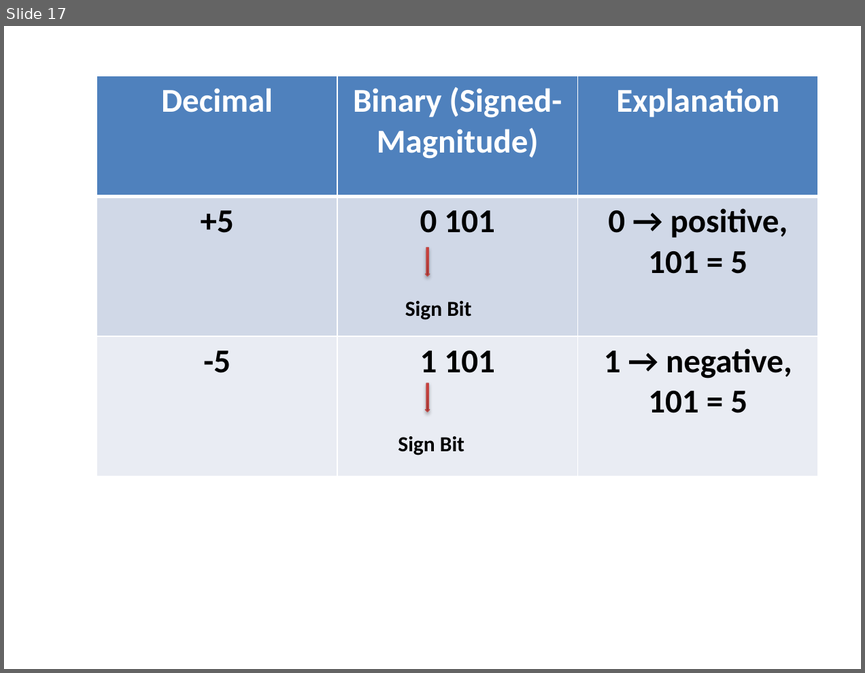
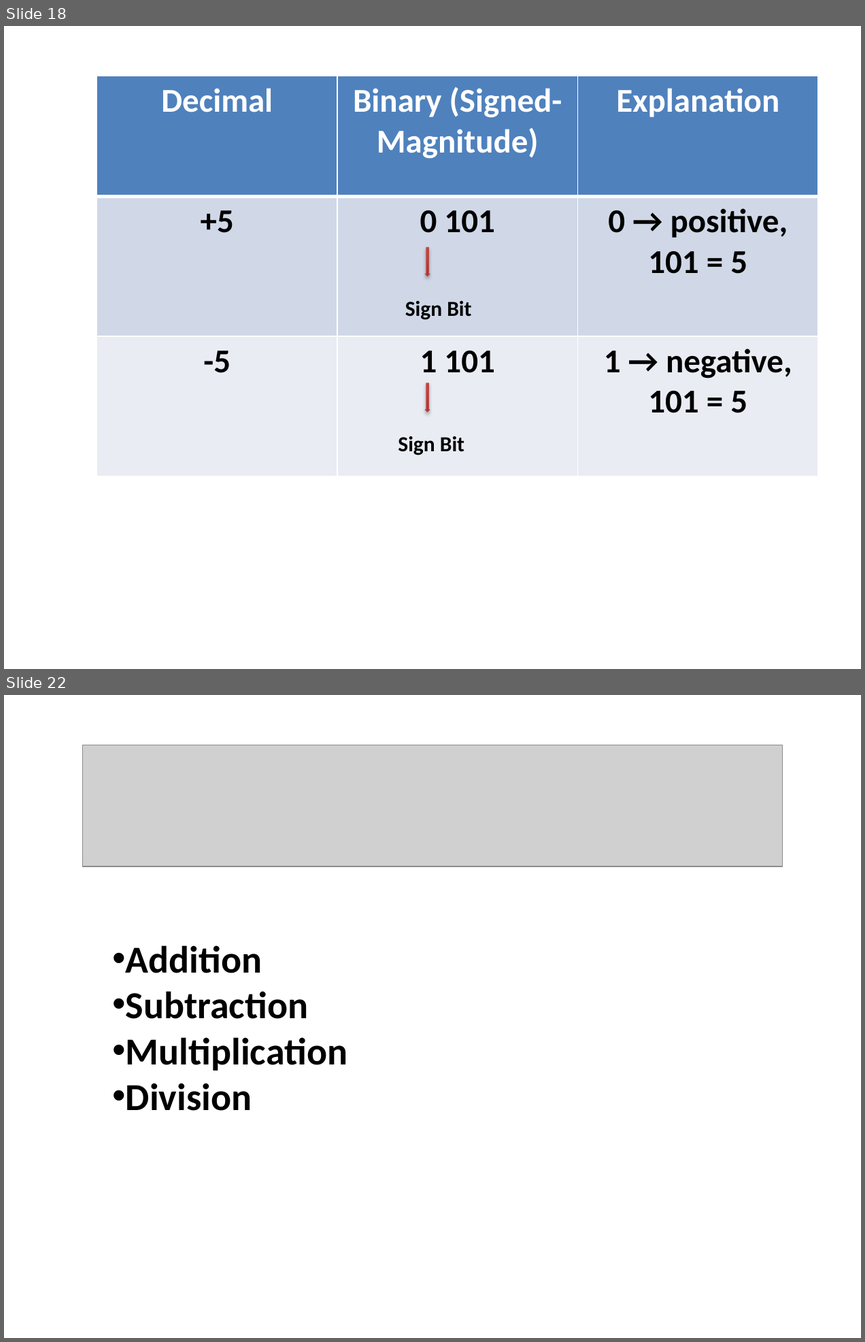
Before and after one commit to akshara2207/BCA, a slide deck: lbs signednumbers.pptx. Shown one above the other, each under a label of ours: slide 17 before the commit, slides 18 and 22 after it; the slides between them are not shown. The pictures are 865x673 and 865x1342 pixels, drawn with LibreOffice and Linux fonts; fonts in the diff are those of the drawing; grey boxes stand for pictures. Boxes give left, top, right and bottom in pixels: in the first picture for what was removed or moved away, otherwise in the second. Text is boxed around its words. In the diff, an @@ line names an element or a change of style, - is before the commit and + after.

```diff
--- a/lbs signednumbers.pptx
+++ b/lbs signednumbers.pptx
@@ slide 22 added at bbox=[4, 695, 861, 1338], background #FFFFFF @@
@@ picture added at bbox=[83, 745, 783, 866] @@
@@ text added at bbox=[126, 945, 347, 1110], 32 pt, text #000000, bold @@
+• Addition
+• Subtraction
+• Multiplication
+• Division
@@ what was slide 17 is now slide 18 @@
```
Also in this commit, not shown: 2 slides changed, 14 other slides added, 5 slides removed.
